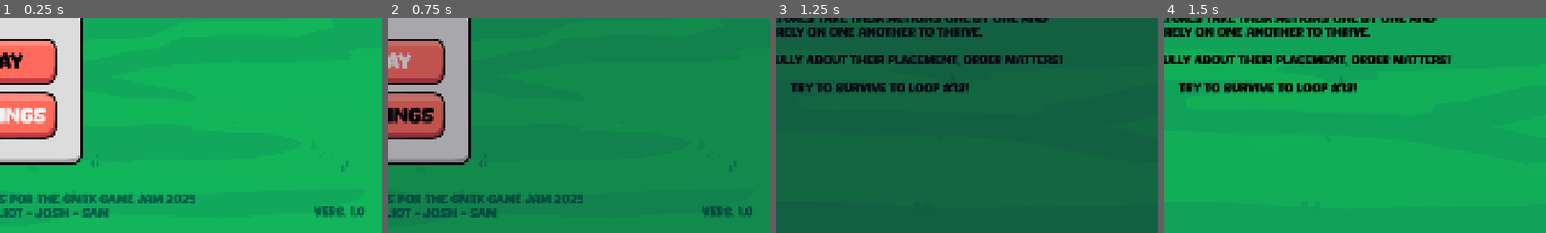
Above: before the commit, frames 1-4 (left to right).
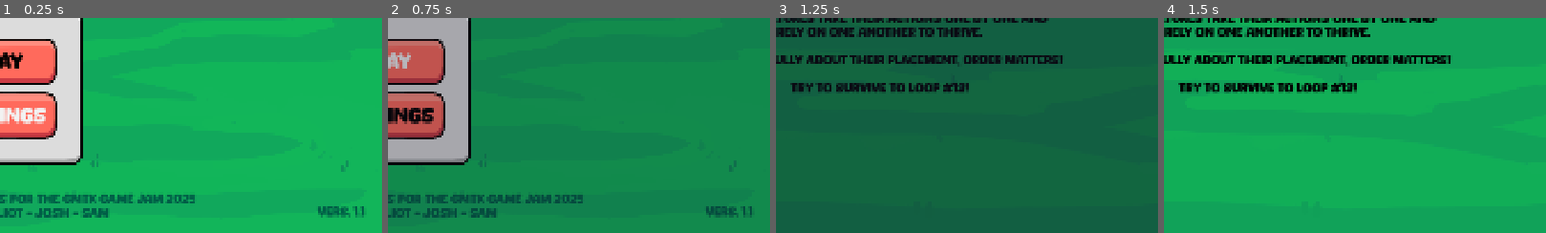
Above: after the commit, the same moments.

Repository: elliotfontaine/gmtk-2025-submission
Game: Godot game, scene res://scenes/main_menu.tscn
Same seed, same stepped clock (60 frames per second), same inputs: the game is played once before the commit and once after it. The engine's default icon, where the game draws it, is replaced by a stand-in: a white triangle on a blue panel in a dark square.
Inputs (mouse positions are % of the whole screen's width and height, from its top left):
- Up to frame 1 (0.25 s): no input
- Up to frame 2 (0.75 s): click "play" at 0.5 s
- Up to frame 3 (1.25 s): no input
- Up to frame 4 (1.5 s): tap Enter at 1.25 s; move the mouse to (72, 45) at 1.27 s; hold D from 1.28 s (still down); hold Shift from 1.28 s (still down); click (72, 45) at 1.42 s
The pictures show only the part of the screen within x 50-100%, y 50-100%; the shares and areas given below are measured in that part.

The runs differ from the first frame. In frame 1, 0.3% of the frame differs, in the area x 82-96%, y 87-93%; in frame 2, 0.3%; in frame 3, nothing differs; in frame 4, nothing differs.

Commit message:
chore: bump version to 1.1

Diff:
--- a/project.godot
+++ b/project.godot
@@ -25,7 +25,7 @@
 
 config/name="Circle of Life"
 config/description="Grow and balance the perfect ecosystem."
-config/version="1.0"
+config/version="1.1"
 run/main_scene="uid://cjpe1y1myvqbb"
 config/features=PackedStringArray("4.4", "GL Compatibility")
 config/icon="uid://s68xm1tdvjvd"
